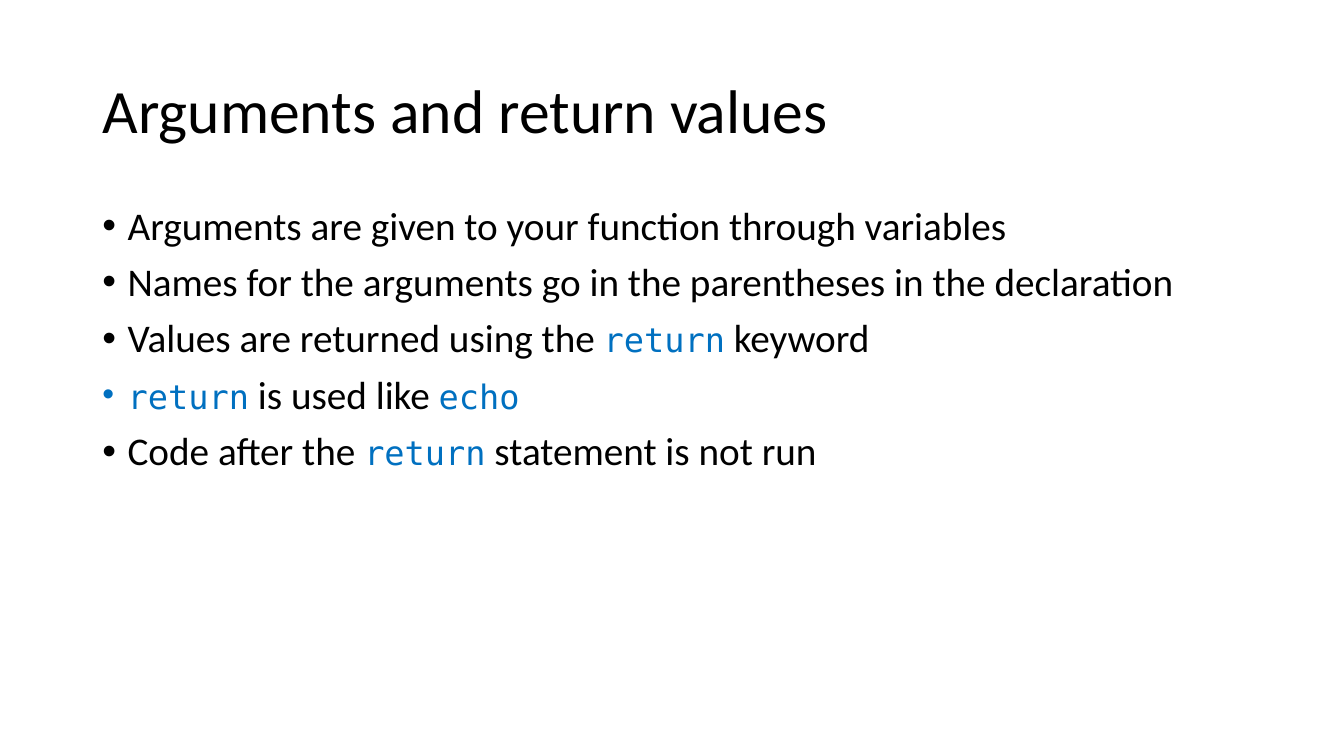
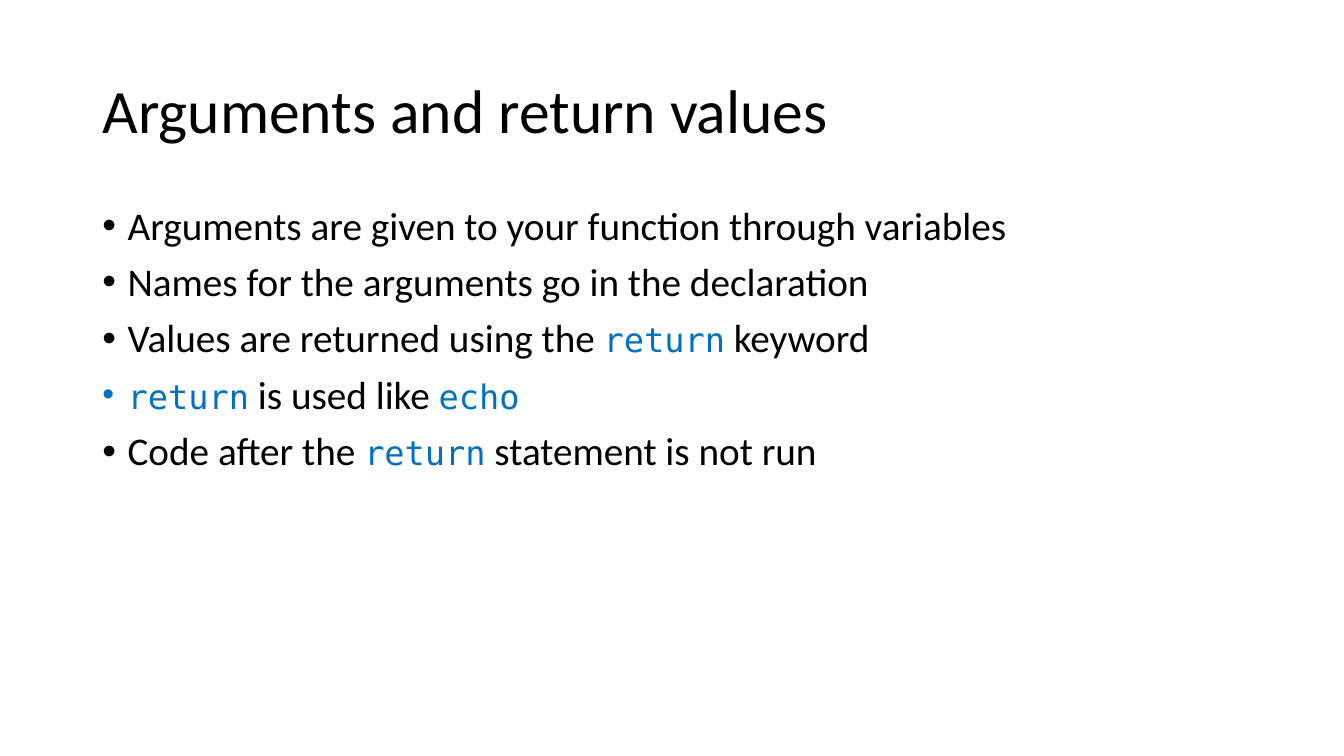
Before and after one commit to PHPEmbark/curriculum, a slide deck: slide 20 of course/1 - Basic Programming/Basic Programming.pptx (slide 21 before the commit). Drawn at 1344x756 pixels with LibreOffice and Linux fonts; fonts in the diff are those of the drawing. Boxes give left, top, right and bottom in pixels: in the first picture for what was removed or moved away, otherwise in the second. Text is boxed around its words. In the diff, an @@ line names an element or a change of style, - is before the commit and + after.

```diff
--- a/course/1 - Basic Programming/Basic Programming.pptx
+++ b/course/1 - Basic Programming/Basic Programming.pptx
@@ text at (x1=128, y1=268, x2=869, y2=303): text changed @@
-• Names for the arguments go in the parentheses in the declaration
+• Names for the arguments go in the declaration
```
Also in this commit, not shown: 7 other slides changed, 20 slides added, 3 slides removed.
